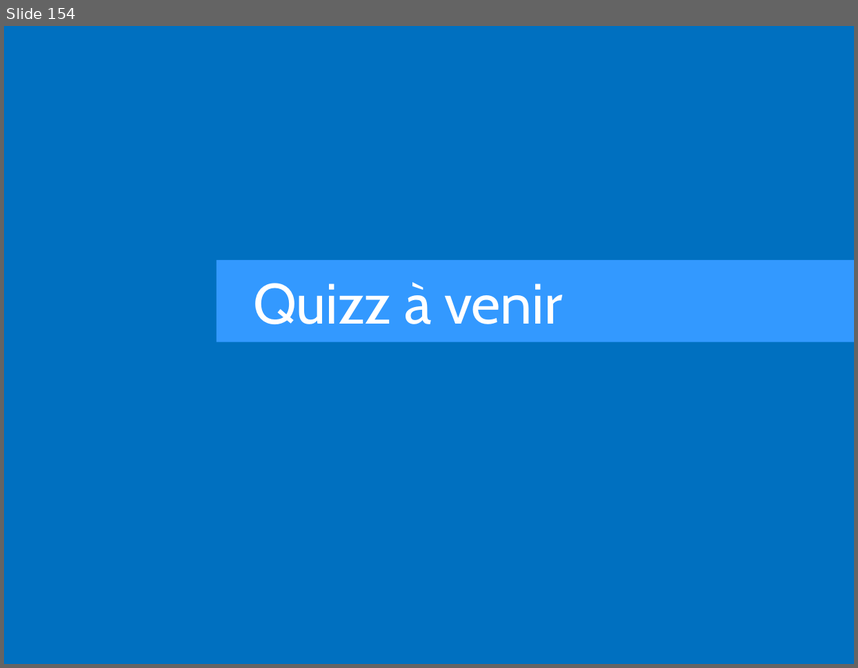
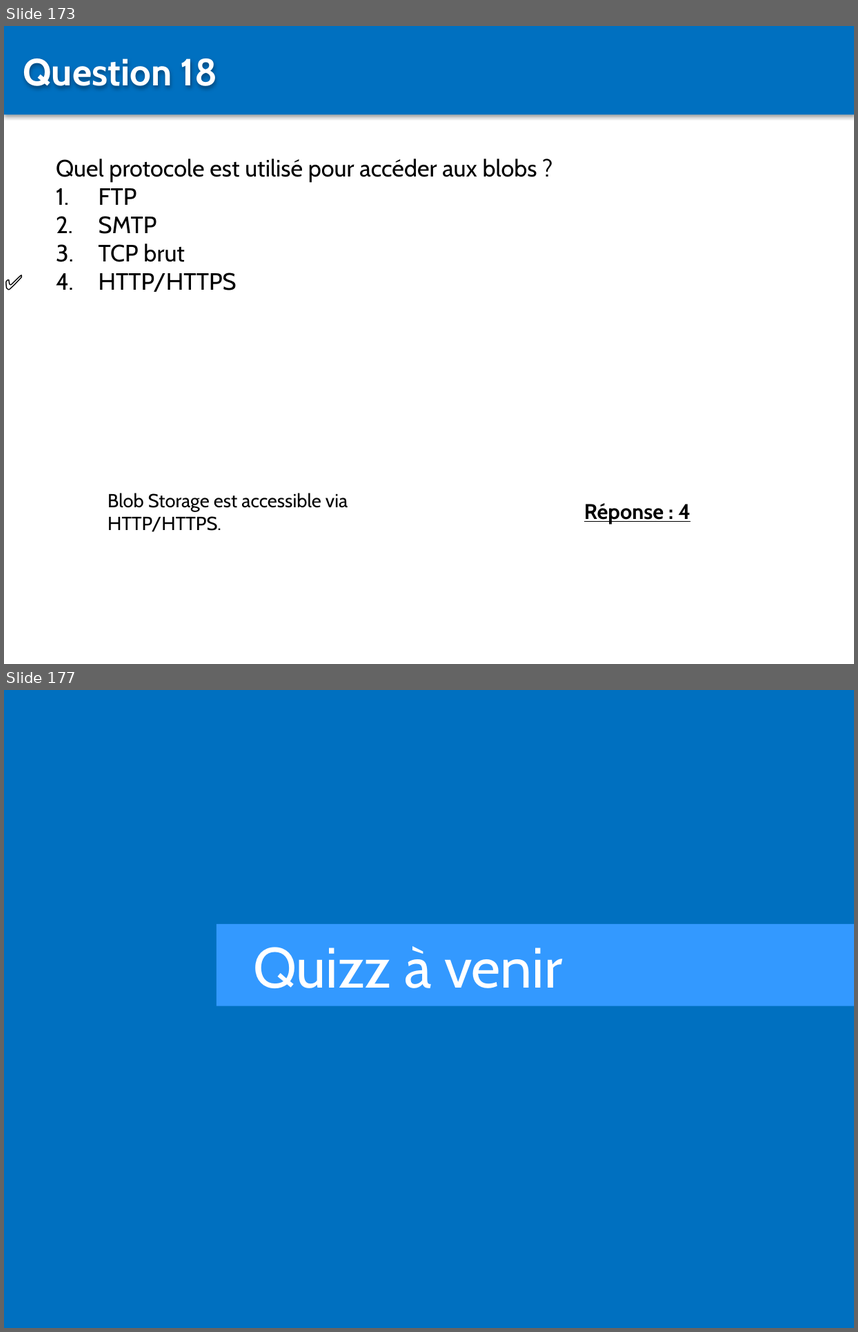
Before and after one commit to Sybaris-Classroom/az-204, a slide deck: Quiz/Quiz.pptx. Shown one above the other, each under a label of ours: slide 154 before the commit, slides 173 and 177 after it; the slides between them are not shown. The pictures are 858x668 and 858x1332 pixels, drawn with LibreOffice and Linux fonts; fonts in the diff are those of the drawing. Boxes give left, top, right and bottom in pixels: in the first picture for what was removed or moved away, otherwise in the second. Text is boxed around its words. In the diff, an @@ line names an element or a change of style, - is before the commit and + after.

```diff
--- a/Quiz/Quiz.pptx
+++ b/Quiz/Quiz.pptx
@@ slide 173 added at [4, 26, 854, 664], background #FFFFFF @@
@@ rectangle added at [4, 26, 854, 114], fill #0070C0 @@
@@ text added at [23, 58, 217, 88], 32 pt, text #FFFFFF, bold @@
+Question 18
@@ text added at [56, 158, 537, 292], 20 pt, text #000000 @@
+Quel protocole est utilisé pour accéder aux blobs ?
+1. FTP
+2. SMTP
+3. TCP brut
+4. HTTP/HTTPS
@@ text added at [4, 265, 48, 299], 18 pt, text #000000, bold @@
+✅
@@ text added at [107, 492, 348, 532], 16 pt, text #000000 @@
+Blob Storage est accessible via HTTP/HTTPS.
@@ text added at [584, 503, 691, 523], 18 pt, text #000000, bold, underline @@
+Réponse : 4
@@ what was slide 154 is now slide 177 @@
```
Also in this commit, not shown: 22 other slides added, 8 other files.
